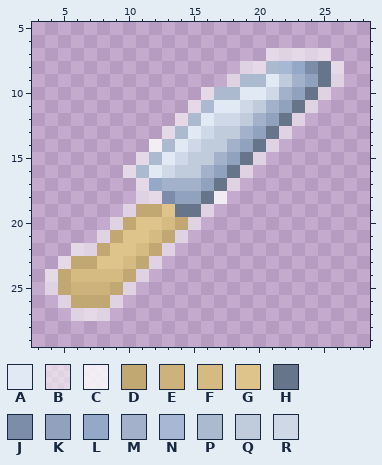
Pixel-art file -- assets/Itens/AdagaDeMandibula.ase. The picture above is the old version.
32x32 pixels, 1 frame. Colours within 5 levels of each other are drawn and written as one. Shown: x 3..28, y 5..29.
Palette (. is transparent): A #e1e9f5  B #ffffff8e  C #ffffffcd  D #c1a872  E #cdb27b  F #d5ba82  G #dec38a  H #67758a  J #7b8da9  K #90a2be  L #94a8c7  M #a3b2ca  N #a6b8d4  P #acbacf  Q #c0cbdc  R #cfd8e7
Now the later version:
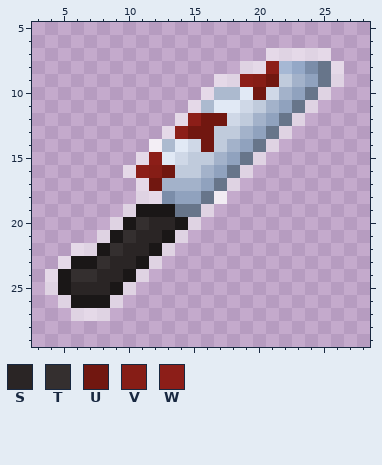
Colours new in this view: S #2a2525  T #342f2f  U #711710  V #861d16  W #8c1e18
Commit: Arte da adaga sangrenta
Changes in this commit:
layer "Layer 2" opacity 30% -> 100%
layer "Layer 3" opacity 39% added
@@ palette @@
-D #c1a872
+D #1a1717
--- layers "Layer 3", "Layer 2", "Layer 1"
@@ x 3..28 @@
  7 ..................BBBBB...
- 8 ................BBPNLJHB..
- 9 ...............BPPAQMKHB..
-10 .............BPPAARMKHB...
+ 8 ................BBWNLJHB..
+ 9 ..............BBWVUQMKHB..
+10 .............BPPAURMKHB...
 11 ............BPAARQMKHB....
-12 ...........BPARRQMKHB.....
-13 ..........BPARQQMKHB......
-14 .........CPARQQMKHB.......
-15 ........BPARQQMKHB........
-16 .......BPARQQMKHB.........
-17 ........BLMMMKHB..........
+12 ...........BWUURQMKHB.....
+13 ..........BWUUQQMKHB......
+14 .........CPARUQMKHB.......
+15 ........BWARQQMKHB........
+16 .......BWVUQQMKHB.........
+17 ........BUMMMKHB..........
 18 ........BBJKKHC...........
-19 .......BDDGHHB............
-20 ......BDGGFDB.............
-21 .....BDGGFDB..............
-22 ...BBDGGFDB...............
-23 ..BDDGGFDB................
-24 .BDFFFFDB.................
-25 .BDEEEDB..................
+19 .......BDDDHHB............
+20 ......BDTSSDB.............
+21 .....BDTSSDB..............
+22 ...BBDTSSDB...............
+23 ..BDDTSSDB................
+24 .BDTTSSDB.................
+25 .BDSSSDB..................
 26 ..BDDDB...................
